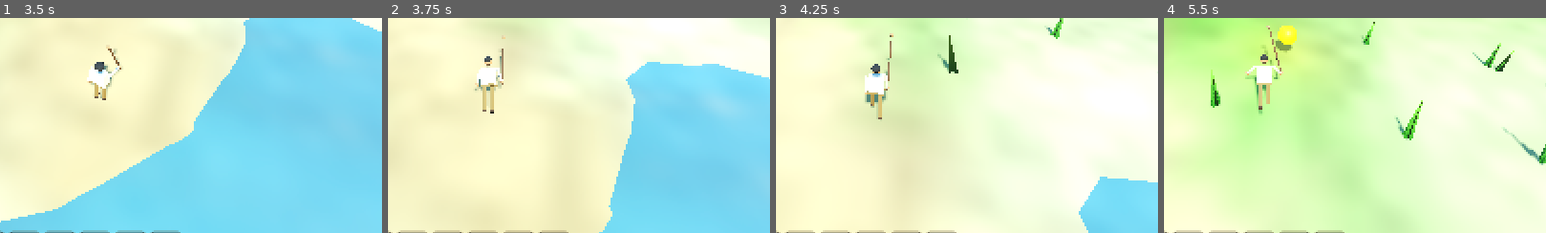
Above: before the commit, frames 1-4 (left to right).
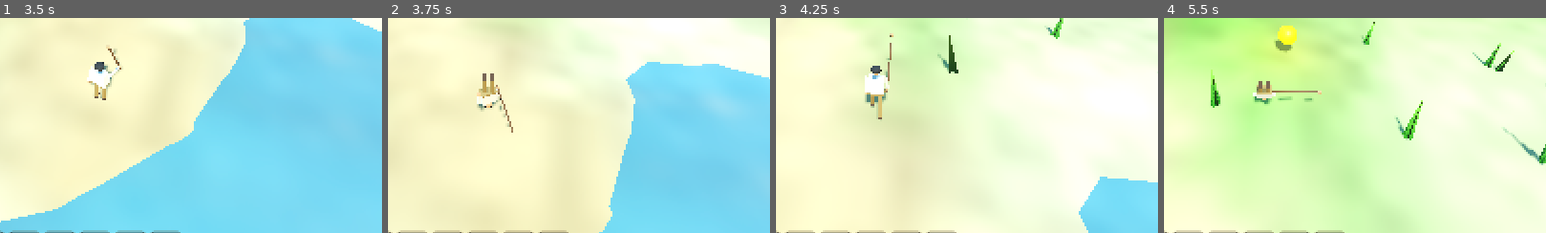
Above: after the commit, the same moments.

Repository: gpherai/Fable-SD
Game: Godot game, scene res://scenes/Main.tscn
The game is run twice, just before and just after one commit, with the same random seed, the same clock (stepped at 60 frames per second) and the same inputs.
Inputs (mouse positions are % of the whole screen's width and height, from its top left):
- Up to frame 1 (3.5 s): click "Nieuw spel" at 0.5 s; click "Begin" at 1.25 s; tap Enter at 2 s; drag from (50, 50) to (60, 28) at 2.02 s; tap Space (roll) at 2.75 s; drag from (30, 55) to (45, 70) at 2.77 s
- Up to frame 2 (3.75 s): move the mouse to (52, 48) at 3.52 s; hold W (move_forward) from 3.53 s (still down); hold Space (roll) from 3.53 s (still down)
- Up to frame 3 (4.25 s): keep holding W (move_forward); keep holding Space (roll); click (52, 48) at 3.8 s
- Up to frame 4 (5.5 s): keep holding W (move_forward); move the mouse to (49, 52) at 4.27 s; release Space (roll) at 4.28 s; click (49, 52) at 4.35 s; right-click (49, 52) at 4.55 s; move the mouse to (57, 51) at 5.02 s; hold Right mouse button (block) from 5.03 s (still down); tap Space (roll) at 5.3 s
The pictures show only the part of the screen within x 37-87%, y 41-91%; the shares and areas given below are measured in that part.

Frame 1 is identical in both runs. In frame 2, 1.4% of the frame differs, in the area x 22-33%, y 8-54%; in frame 3, 0.2%; in frame 4, 1.4%.

Commit message:
Rol is een echte koprol, blok een echte guard
- Rol (Spatie): het model draait een volle salto voorover om het lichaamsmidden (schaal
  van het model meegenomen) en landt rechtop; voorheen alleen een vaste voorover-hoek
- Blok (RMB/K): beide handen voor de borst, het wapen plat dwars voor het lichaam
  (Body.pose_block draait de wapenhand om de armas); armen komen op in 0,1 s;
  clear_guard zet de wapenhand terug bij elke andere houding
- --combat-shot maakt combat_5 (de guard van voren); --systems test de rol (5 controles)

Co-Authored-By: Claude Sonnet 5.5 <noreply@anthropic.com>

Diff:
--- a/scripts/Main.gd
+++ b/scripts/Main.gd
@@ -144,7 +144,7 @@
 
 ## Windowed only: a close-up fight. combat_1 = staff strike on a locked dasyu (hit number, hp bar,
 ## lock marker, follow-through), combat_2 = Ugra Rupa and Agni Astra, combat_3 = a second dasyu's
-## orange wind-up flash, combat_4 = Dhyana (seated). The hero cannot be hurt: these shots are about
+## orange wind-up flash, combat_4 = Dhyana (seated), combat_5 = Rakshana (the guard, from the front). The hero cannot be hurt: these shots are about
 ## how it looks.
 func _combat_shot() -> void:
 	var p = Game.player
@@ -201,6 +201,20 @@
 	await RenderingServer.frame_post_draw
 	_save_shot("combat_4")
 	Input.action_release("meditate")
+	await _frames(60)
+	# Rakshana: the guard, seen from the front-left with a camera of its own
+	Input.action_press("block")
+	await _frames(20)
+	var cam := Camera3D.new()
+	world.add_child(cam)
+	var hp: Vector3 = p.global_position
+	cam.global_position = hp + Vector3(-1.6, 1.5, -2.4)
+	cam.look_at(hp + Vector3(0, 1.1, 0))
+	cam.current = true
+	await _frames(3)
+	await RenderingServer.frame_post_draw
+	_save_shot("combat_5")
+	Input.action_release("block")
 	get_tree().quit(0)
 
 ## Windowed only: the HUD and the panels as screenshots (screenshots/ui_*.png), with a hero who
--- a/scripts/combat/PlayerCombat.gd
+++ b/scripts/combat/PlayerCombat.gd
@@ -935,6 +935,8 @@
 	var m: Node3D = player.model
 	if m == null:
 		return
+	if state != S.BLOCK:
+		Body.clear_guard(m)
 	match state:
 		S.SWING:
 			if str(swing.get("kind", "melee")) == "melee":
@@ -950,7 +952,7 @@
 				Body.pose_attack(m, 0.39, true)
 			_posed = true
 		S.BLOCK:
-			Body.pose_block(m)
+			Body.pose_block(m, clampf((clock - block_t0) / 0.1, 0.0, 1.0))   # arms come up in 0.1 s
 			_posed = true
 		S.CAST:
 			Body.pose_cast(m, st_t)
--- a/scripts/entities/Body.gd
+++ b/scripts/entities/Body.gd
@@ -388,15 +388,25 @@
 		j["Torso"].rotation.y = twist
 	return true
 
-## Guard: both forearms raised in front of the chest.
-static func pose_block(model: Node3D) -> void:
+## Guard: both hands in front of the chest, the weapon held flat across the body (the arms are single
+## pieces, there is no elbow to bend; the weapon hand turns about the arm so the weapon lies sideways).
+## `k` (0..1) brings the arms up from the rest pose.
+static func pose_block(model: Node3D, k: float = 1.0) -> void:
 	var j := joints(model)
 	if j.has("ArmL"):
-		j["ArmL"].rotation.x = 1.35
-		j["ArmL"].rotation.z = -0.5
+		j["ArmL"].rotation.x = 1.5 * k
+		j["ArmL"].rotation.z = 0.55 * k
 	if j.has("ArmR"):
-		j["ArmR"].rotation.x = 1.35
-		j["ArmR"].rotation.z = 0.5
+		j["ArmR"].rotation.x = 1.6 * k
+		j["ArmR"].rotation.z = -0.45 * k
+	if j.has("WeaponHand"):
+		j["WeaponHand"].rotation.y = -PI / 2.0 * k
+
+## Undoes the weapon turn of pose_block (any other pose wants the weapon along the arm).
+static func clear_guard(model: Node3D) -> void:
+	var j := joints(model)
+	if j.has("WeaponHand"):
+		j["WeaponHand"].rotation.y = 0.0
 
 ## Drawing a bow: left arm out front holding it, right arm pulled back by `draw` (0..1).
 static func pose_draw(model: Node3D, draw: float) -> void:
--- a/scripts/entities/Player.gd
+++ b/scripts/entities/Player.gd
@@ -15,6 +15,7 @@
 const ROLL_SPEED := 9.5
 const ROLL_TIME := 0.45
 const ROLL_COOLDOWN := 0.35
+const ROLL_PIVOT := Vector3(0, 0.9, 0)   # the somersault turns about the middle of the body
 const PITCH_MIN := -1.2
 const PITCH_MAX := 0.6
 const MOUSE_SENS := 0.0028
@@ -32,6 +33,7 @@
 var roll_left: float = 0.0
 var roll_cd: float = 0.0
 var roll_dir := Vector3.ZERO
+var _roll_anim: bool = false
 var walk_phase: float = 0.0
 var yaw: float = 0.0
 var pitch: float = -0.35
@@ -284,9 +286,18 @@
 	if face != Vector3.ZERO:
 		model.rotation.y = lerp_angle(model.rotation.y, atan2(-face.x, -face.z), clampf(delta * (24.0 if ov != Vector3.ZERO else 14.0), 0.0, 1.0))
 	if rolling:
-		model.rotation.x = lerpf(model.rotation.x, -TAU * (1.0 - roll_left / ROLL_TIME) * 0.0 - 0.9, clampf(delta * 20.0, 0.0, 1.0))
-		model.position.y = 0.0
-		return
+		# a forward somersault: one full turn over the roll, about the middle of the body (so the head and
+		# feet never dip through the ground)
+		model.rotation.x = -TAU * clampf(1.0 - roll_left / ROLL_TIME, 0.0, 1.0)
+		var mid: Vector3 = ROLL_PIVOT * model.scale.y   # the model is scaled (a child is small): so is its middle
+		model.position = mid - Basis.from_euler(model.rotation, EULER_ORDER_YXZ) * mid
+		Body.pose_walk(model, 0.0, 0.0)
+		_roll_anim = true
+		return
+	if _roll_anim:   # a full turn is the same as none: land upright, do not unwind
+		_roll_anim = false
+		model.rotation.x = 0.0
+		model.position = Vector3.ZERO
 	model.rotation.x = lerpf(model.rotation.x, 0.0, clampf(delta * 12.0, 0.0, 1.0))
 	if flat.length() > 0.3:
 		walk_phase += delta * flat.length() * 2.0
--- a/scripts/tests/SystemsTest.gd
+++ b/scripts/tests/SystemsTest.gd
@@ -126,6 +126,7 @@
 	await test_progression()
 	await test_death()
 	await test_dialogue_effects()
+	await test_roll()
 	for slot in [0, 90, 91, 92, 93]:
 		Game.delete_save(slot)
 	print("SYS summary: %d checks, %d failed" % [checks, fails])
@@ -1081,3 +1082,33 @@
 		await frames(2)
 		world = main.world
 	ok("every dialogue condition and effect runs (%d nodes, %d effects)" % [nodes, effects], crashed.is_empty(), str(crashed.slice(0, 3)))
+
+# =====================================================================
+# The roll (Space): a real forward somersault
+# =====================================================================
+func test_roll() -> void:
+	print("-- roll")
+	await fresh("vatagram_bachpan")
+	var p = Game.player
+	await frames(30)
+	p.controls_on = true
+	p._start_roll()
+	ok("Space starts a roll and makes the hero invulnerable", p.rolling and p.invulnerable)
+	var min_x := 0.0
+	var min_mid_y := 99.0
+	var max_mid_y := -99.0
+	var start: Vector3 = p.global_position
+	var n := 0
+	while p.rolling and n < 120:
+		await get_tree().physics_frame
+		n += 1
+		min_x = minf(min_x, p.model.rotation.x)
+		var mid_y: float = (p.model.transform * Vector3(0, 0.9, 0)).y / p.model.scale.y   # relative to the model's own size
+		min_mid_y = minf(min_mid_y, mid_y)
+		max_mid_y = maxf(max_mid_y, mid_y)
+	await frames(3)
+	ok("the model turns a full circle forward during the roll", min_x < -TAU * 0.8, "furthest turn %.2f rad of %.2f" % [min_x, -TAU])
+	ok("it turns about the middle of the body (the middle stays put)", min_mid_y > 0.85 and max_mid_y < 0.95, "middle between %.2f and %.2f (of 0.90), model scale %.2f" % [min_mid_y, max_mid_y, p.model.scale.y])
+	ok("it lands upright, without unwinding", absf(p.model.rotation.x) < 0.05 and p.model.position.length() < 0.01 and not p.rolling and not p.invulnerable, "x %.3f pos %s" % [p.model.rotation.x, str(p.model.position)])
+	var moved := Vector2(p.global_position.x - start.x, p.global_position.z - start.z).length()
+	ok("the roll still carries the hero forward", moved > 2.5, "%.1f m" % moved)
